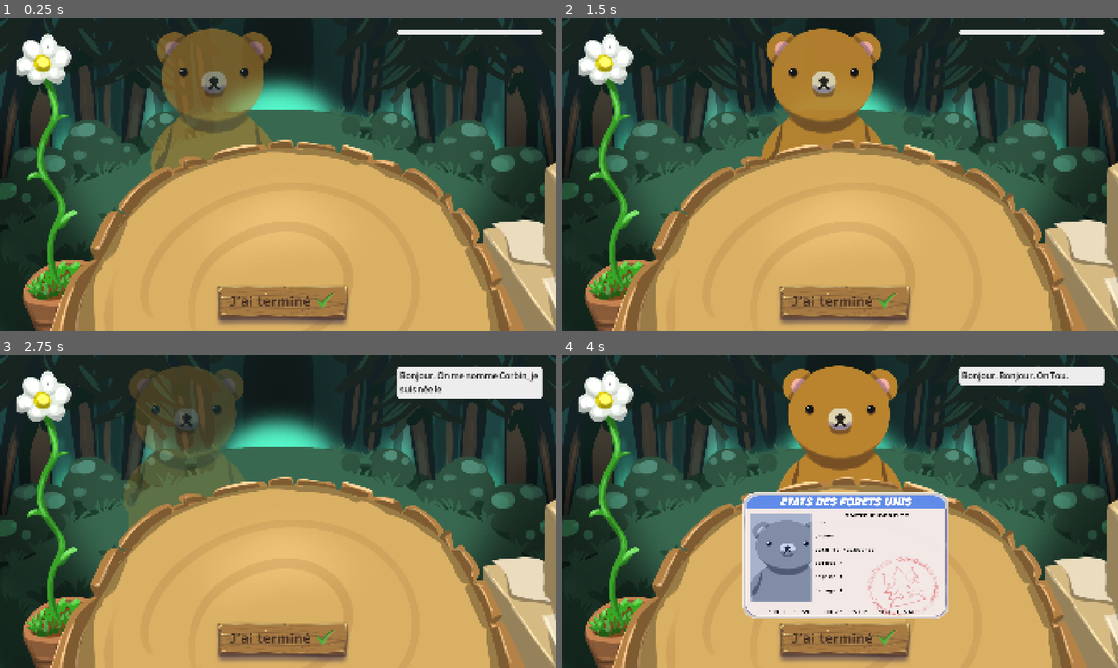
Above: before the commit, frames 1-4 (two rows, left to right).
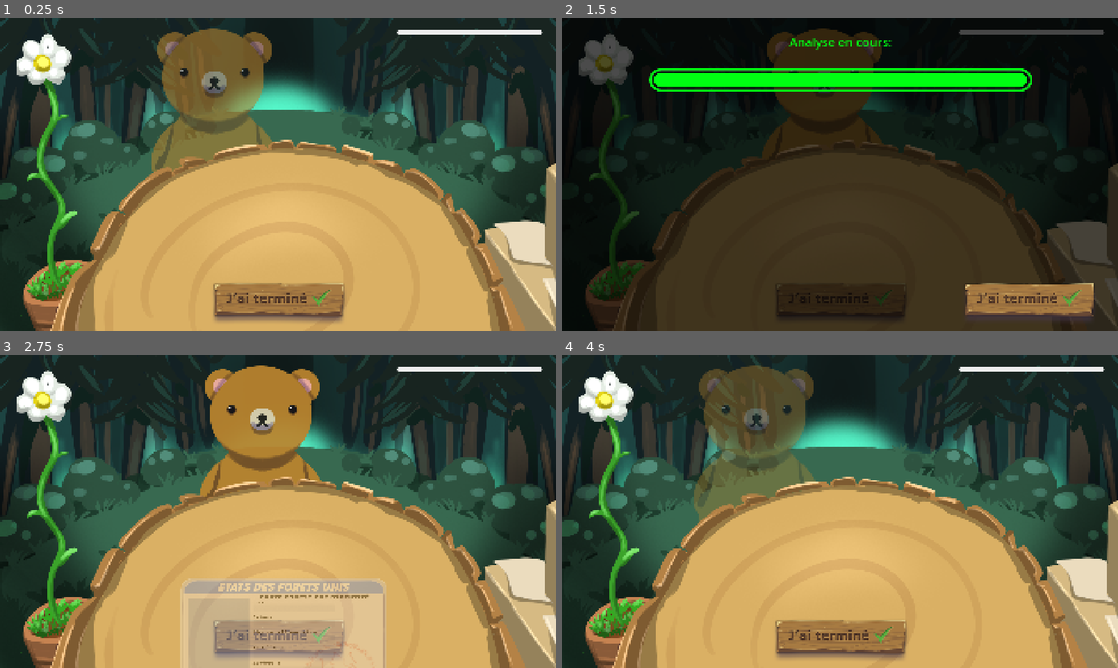
Above: after the commit, the same moments.

Repository: Acedyn/sgj-faux-cerf
Game: Godot game, scene res://contact/character_contact.tscn
The game is run twice, just before and just after one commit, with the same random seed, the same clock (stepped at 60 frames per second) and the same inputs.
Inputs (mouse positions are in pixels of both pictures, inside the frame that each line leads up to):
- Up to frame 1 (0.25 s): no input
- Up to frame 2 (1.5 s): click (845, 305) at 0.52 s; click (840, 302) at 1.27 s
- Up to frame 3 (2.75 s): click (467, 639) at 2.02 s
- Up to frame 4 (4 s): click (979, 376) at 2.75 s, where only the run before the commit has a clickable "Bonjour."; click (1006, 376) at 3.5 s, where only the run before the commit has a clickable "On"

The runs differ from the first frame. In frame 1, 3.6% of the frame differs, in the area x 1-100%, y 0-100%; in frame 2, 96%, in the area x 0-100%, y 0-100%; in frame 3, 26%; in frame 4, 32%.

Commit message:
feat: add winning and loosing conditions

Diff:
--- a/contact/character_contact.tscn
+++ b/contact/character_contact.tscn
@@ -7,7 +7,9 @@
 [ext_resource type="PackedScene" uid="uid://d0j3ifdf50jax" path="res://levels/id_workbench.tscn" id="4_nw3mx"]
 [ext_resource type="Theme" uid="uid://b1hrtwt8x08fy" path="res://speech/speech_theme.tres" id="5_nhl12"]
 [ext_resource type="Script" uid="uid://dg177okdt05xo" path="res://levels/level_manager.gd" id="7_nw3mx"]
+[ext_resource type="Texture2D" uid="uid://ckbuvei5dot36" path="res://levels/passed.png" id="8_we84g"]
 [ext_resource type="Texture2D" uid="uid://bknc75sfpjob3" path="res://contact/button_finish.png" id="8_x1xsh"]
+[ext_resource type="Texture2D" uid="uid://b76k563tkymj" path="res://levels/refused.png" id="9_c3q2n"]
 
 [sub_resource type="Animation" id="Animation_nw3mx"]
 length = 0.001
@@ -58,6 +60,66 @@
 "transitions": PackedFloat32Array(1),
 "update": 0,
 "values": [Vector2(800, 0)]
+}
+tracks/4/type = "value"
+tracks/4/imported = false
+tracks/4/enabled = true
+tracks/4/path = NodePath("ResultContainer:modulate")
+tracks/4/interp = 1
+tracks/4/loop_wrap = true
+tracks/4/keys = {
+"times": PackedFloat32Array(0),
+"transitions": PackedFloat32Array(1),
+"update": 0,
+"values": [Color(1, 1, 1, 0)]
+}
+tracks/5/type = "value"
+tracks/5/imported = false
+tracks/5/enabled = true
+tracks/5/path = NodePath("ResultContainer/ResultContainer/MarginContainer2/Panel/Panel2:size")
+tracks/5/interp = 1
+tracks/5/loop_wrap = true
+tracks/5/keys = {
+"times": PackedFloat32Array(0),
+"transitions": PackedFloat32Array(1),
+"update": 0,
+"values": [Vector2(1321.89, 80)]
+}
+tracks/6/type = "value"
+tracks/6/imported = false
+tracks/6/enabled = true
+tracks/6/path = NodePath("ResultContainer/PassedText:modulate")
+tracks/6/interp = 1
+tracks/6/loop_wrap = true
+tracks/6/keys = {
+"times": PackedFloat32Array(0),
+"transitions": PackedFloat32Array(1),
+"update": 0,
+"values": [Color(1, 1, 1, 1)]
+}
+tracks/7/type = "value"
+tracks/7/imported = false
+tracks/7/enabled = true
+tracks/7/path = NodePath("ResultContainer/RefusedText:modulate")
+tracks/7/interp = 1
+tracks/7/loop_wrap = true
+tracks/7/keys = {
+"times": PackedFloat32Array(0),
+"transitions": PackedFloat32Array(1),
+"update": 0,
+"values": [Color(1, 1, 1, 1)]
+}
+tracks/8/type = "value"
+tracks/8/imported = false
+tracks/8/enabled = true
+tracks/8/path = NodePath("ResultContainer/PassedText:scale")
+tracks/8/interp = 1
+tracks/8/loop_wrap = true
+tracks/8/keys = {
+"times": PackedFloat32Array(0),
+"transitions": PackedFloat32Array(1),
+"update": 0,
+"values": [Vector2(1, 1)]
 }
 
 [sub_resource type="Animation" id="Animation_x1xsh"]
@@ -114,8 +176,53 @@
 "values": [Vector2(-400, 0), Vector2(0, 0)]
 }
 
+[sub_resource type="Animation" id="Animation_c3q2n"]
+resource_name = "doc_animation_out"
+length = 0.5
+tracks/0/type = "value"
+tracks/0/imported = false
+tracks/0/enabled = true
+tracks/0/path = NodePath("DocumentContainer:modulate")
+tracks/0/interp = 1
+tracks/0/loop_wrap = true
+tracks/0/keys = {
+"times": PackedFloat32Array(0, 0.5),
+"transitions": PackedFloat32Array(2.29739, 0.297302),
+"update": 0,
+"values": [Color(1, 1, 1, 1), Color(1, 1, 1, 0)]
+}
+tracks/1/type = "value"
+tracks/1/imported = false
+tracks/1/enabled = true
+tracks/1/path = NodePath("DocumentContainer:position")
+tracks/1/interp = 1
+tracks/1/loop_wrap = true
+tracks/1/keys = {
+"times": PackedFloat32Array(0, 0.5),
+"transitions": PackedFloat32Array(4, 0.267943),
+"update": 0,
+"values": [Vector2(0, -30), Vector2(0, 600)]
+}
+
+[sub_resource type="Animation" id="Animation_6t8y8"]
+resource_name = "result_out"
+length = 0.2
+tracks/0/type = "value"
+tracks/0/imported = false
+tracks/0/enabled = true
+tracks/0/path = NodePath("ResultContainer:modulate")
+tracks/0/interp = 1
+tracks/0/loop_wrap = true
+tracks/0/keys = {
+"times": PackedFloat32Array(0, 0.2),
+"transitions": PackedFloat32Array(0.435275, 1),
+"update": 0,
+"values": [Color(1, 1, 1, 1), Color(1, 1, 1, 0)]
+}
+
 [sub_resource type="Animation" id="Animation_we84g"]
 resource_name = "doc_animation_in"
+length = 0.5
 tracks/0/type = "value"
 tracks/0/imported = false
 tracks/0/enabled = true
@@ -141,31 +248,132 @@
 "values": [Vector2(0, 600), Vector2(0, -30)]
 }
 
-[sub_resource type="Animation" id="Animation_c3q2n"]
-resource_name = "doc_animation_out"
-tracks/0/type = "value"
-tracks/0/imported = false
-tracks/0/enabled = true
-tracks/0/path = NodePath("DocumentContainer:modulate")
-tracks/0/interp = 1
-tracks/0/loop_wrap = true
-tracks/0/keys = {
-"times": PackedFloat32Array(0, 0.5),
-"transitions": PackedFloat32Array(2.29739, 0.297302),
-"update": 0,
-"values": [Color(1, 1, 1, 1), Color(1, 1, 1, 0)]
+[sub_resource type="Animation" id="Animation_4d1mq"]
+resource_name = "result_in_passed"
+length = 2.0
+tracks/0/type = "value"
+tracks/0/imported = false
+tracks/0/enabled = true
+tracks/0/path = NodePath("ResultContainer:modulate")
+tracks/0/interp = 1
+tracks/0/loop_wrap = true
+tracks/0/keys = {
+"times": PackedFloat32Array(0, 0.2),
+"transitions": PackedFloat32Array(0.267943, 1),
+"update": 0,
+"values": [Color(1, 1, 1, 0), Color(1, 1, 1, 1)]
 }
 tracks/1/type = "value"
 tracks/1/imported = false
 tracks/1/enabled = true
-tracks/1/path = NodePath("DocumentContainer:position")
+tracks/1/path = NodePath("ResultContainer/ResultContainer/MarginContainer2/Panel/Panel2:size")
 tracks/1/interp = 1
 tracks/1/loop_wrap = true
 tracks/1/keys = {
-"times": PackedFloat32Array(0, 0.5),
-"transitions": PackedFloat32Array(4, 0.267943),
-"update": 0,
-"values": [Vector2(0, -30), Vector2(0, 600)]
+"times": PackedFloat32Array(0.2, 1),
+"transitions": PackedFloat32Array(0.287175, 1),
+"update": 0,
+"values": [Vector2(0, 80), Vector2(1321.89, 80)]
+}
+tracks/2/type = "value"
+tracks/2/imported = false
+tracks/2/enabled = true
+tracks/2/path = NodePath("ResultContainer/PassedText:modulate")
+tracks/2/interp = 1
+tracks/2/loop_wrap = true
+tracks/2/keys = {
+"times": PackedFloat32Array(1.2, 1.5),
+"transitions": PackedFloat32Array(8, 1),
+"update": 0,
+"values": [Color(1, 1, 1, 0), Color(1, 1, 1, 1)]
+}
+tracks/3/type = "value"
+tracks/3/imported = false
+tracks/3/enabled = true
+tracks/3/path = NodePath("ResultContainer/RefusedText:modulate")
+tracks/3/interp = 1
+tracks/3/loop_wrap = true
+tracks/3/keys = {
+"times": PackedFloat32Array(1.2),
+"transitions": PackedFloat32Array(1),
+"update": 0,
+"values": [Color(1, 1, 1, 0)]
+}
+tracks/4/type = "value"
+tracks/4/imported = false
+tracks/4/enabled = true
+tracks/4/path = NodePath("ResultContainer/PassedText:scale")
+tracks/4/interp = 1
+tracks/4/loop_wrap = true
+tracks/4/keys = {
+"times": PackedFloat32Array(1.2, 1.5),
+"transitions": PackedFloat32Array(8, 1),
+"update": 0,
+"values": [Vector2(0.5, 0.5), Vector2(1, 1)]
+}
+
+[sub_resource type="Animation" id="Animation_qcico"]
+resource_name = "result_in_refused"
+length = 2.0
+tracks/0/type = "value"
+tracks/0/imported = false
+tracks/0/enabled = true
+tracks/0/path = NodePath("ResultContainer:modulate")
+tracks/0/interp = 1
+tracks/0/loop_wrap = true
+tracks/0/keys = {
+"times": PackedFloat32Array(0, 0.2),
+"transitions": PackedFloat32Array(0.267943, 1),
+"update": 0,
+"values": [Color(1, 1, 1, 0), Color(1, 1, 1, 1)]
+}
+tracks/1/type = "value"
+tracks/1/imported = false
+tracks/1/enabled = true
+tracks/1/path = NodePath("ResultContainer/ResultContainer/MarginContainer2/Panel/Panel2:size")
+tracks/1/interp = 1
+tracks/1/loop_wrap = true
+tracks/1/keys = {
+"times": PackedFloat32Array(0.2, 1),
+"transitions": PackedFloat32Array(0.287175, 1),
+"update": 0,
+"values": [Vector2(0, 80), Vector2(1321.89, 80)]
+}
+tracks/2/type = "value"
+tracks/2/imported = false
+tracks/2/enabled = true
+tracks/2/path = NodePath("ResultContainer/PassedText:modulate")
+tracks/2/interp = 1
+tracks/2/loop_wrap = true
+tracks/2/keys = {
+"times": PackedFloat32Array(1.2),
+"transitions": PackedFloat32Array(8),
+"update": 0,
+"values": [Color(1, 1, 1, 0)]
+}
+tracks/3/type = "value"
+tracks/3/imported = false
+tracks/3/enabled = true
+tracks/3/path = NodePath("ResultContainer/RefusedText:modulate")
+tracks/3/interp = 1
+tracks/3/loop_wrap = true
+tracks/3/keys = {
+"times": PackedFloat32Array(1.2, 1.5),
+"transitions": PackedFloat32Array(8, 1),
+"update": 0,
+"values": [Color(1, 1, 1, 0), Color(1, 1, 1, 1)]
+}
+tracks/4/type = "value"
+tracks/4/imported = false
+tracks/4/enabled = true
+tracks/4/path = NodePath("ResultContainer/RefusedText:scale")
+tracks/4/interp = 1
+tracks/4/loop_wrap = true
+tracks/4/keys = {
+"times": PackedFloat32Array(1.2, 1.5),
+"transitions": PackedFloat32Array(8, 1),
+"update": 0,
+"values": [Vector2(0.5, 0.5), Vector2(1, 1)]
 }
 
 [sub_resource type="AnimationLibrary" id="AnimationLibrary_4d1mq"]
@@ -174,58 +382,239 @@
 &"character_animation_in": SubResource("Animation_hj4nv"),
 &"character_animation_out": SubResource("Animation_x1xsh"),
 &"doc_animation_in": SubResource("Animation_we84g"),
-&"doc_animation_out": SubResource("Animation_c3q2n")
-}
+&"doc_animation_out": SubResource("Animation_c3q2n"),
+&"result_in_passed": SubResource("Animation_4d1mq"),
+&"result_in_refused": SubResource("Animation_qcico"),
+&"result_out": SubResource("Animation_6t8y8")
+}
+
+[sub_resource type="SystemFont" id="SystemFont_x1xsh"]
+font_names = PackedStringArray("Verdana")
+font_weight = 900
+
+[sub_resource type="StyleBoxFlat" id="StyleBoxFlat_6t8y8"]
+bg_color = Color(0.6, 0.6, 0.6, 0)
+border_width_left = 8
+border_width_top = 8
+border_width_right = 8
+border_width_bottom = 8
+border_color = Color(0, 1, 0.0705882, 1)
+corner_radius_top_left = 50
+corner_radius_top_right = 50
+corner_radius_bottom_right = 50
+corner_radius_bottom_left = 50
+
+[sub_resource type="StyleBoxFlat" id="StyleBoxFlat_qcico"]
+bg_color = Color(0, 1, 0.0705882, 1)
+border_width_left = 15
+border_width_top = 15
+border_width_right = 15
+border_width_bottom = 15
+border_color = Color(0, 0, 0, 0)
+corner_radius_top_left = 50
+corner_radius_top_right = 50
+corner_radius_bottom_right = 50
+corner_radius_bottom_left = 50
 
 [node name="CharacterContact" type="Node2D"]
 
 [node name="Control" type="Control" parent="."]
 layout_mode = 3
 anchors_preset = 0
-offset_right = 40.0
-offset_bottom = 40.0
+offset_right = 1923.0
+offset_bottom = 1082.0
 
 [node name="BackgroundTexture" type="TextureRect" parent="Control"]
-layout_mode = 0
-offset_right = 1920.0
-offset_bottom = 1080.0
+layout_mode = 1
+anchors_preset = 15
+anchor_right = 1.0
+anchor_bottom = 1.0
+grow_horizontal = 2
+grow_vertical = 2
 texture = ExtResource("1_jj318")
 expand_mode = 1
 
 [node name="LevelManager" type="Control" parent="Control"]
-layout_mode = 3
-anchors_preset = 0
-offset_right = 40.0
-offset_bottom = 40.0
+layout_mode = 1
+anchors_preset = 15
+anchor_right = 1.0
+anchor_bottom = 1.0
+grow_horizontal = 2
+grow_vertical = 2
 theme = ExtResource("5_nhl12")
 script = ExtResource("7_nw3mx")
 
 [node name="CharacterContainer" type="Control" parent="Control/LevelManager"]
-anchors_preset = 0
-offset_right = 40.0
-offset_bottom = 40.0
+layout_mode = 1
+anchors_preset = 15
+anchor_right = 1.0
+anchor_bottom = 1.0
+grow_horizontal = 2
+grow_vertical = 2
 
 [node name="CharacterTexture" type="TextureRect" parent="Control/LevelManager/CharacterContainer"]
 modulate = Color(1, 1, 1, 0)
-layout_mode = 0
-offset_right = 1920.0
-offset_bottom = 1080.0
+layout_mode = 1
+anchors_preset = 15
+anchor_right = 1.0
+anchor_bottom = 1.0
+offset_left = -400.0
+offset_right = -400.0
+grow_horizontal = 2
+grow_vertical = 2
 texture = ExtResource("1_lor1l")
 expand_mode = 1
 
 [node name="DecorTexture" type="TextureRect" parent="Control/LevelManager"]
-layout_mode = 0
-offset_right = 1920.0
-offset_bottom = 1080.0
+layout_mode = 1
+anchors_preset = 15
+anchor_right = 1.0
+anchor_bottom = 1.0
+grow_horizontal = 2
+grow_vertical = 2
 texture = ExtResource("1_q75l0")
 expand_mode = 1
 
+[node name="ValidateButton" type="TextureButton" parent="Control/LevelManager"]
+layout_mode = 1
+anchors_preset = 7
+anchor_left = 0.5
+anchor_top = 1.0
+anchor_right = 0.5
+anchor_bottom = 1.0
+offset_left = -239.0
+offset_top = -192.0
+offset_right = 239.0
+grow_horizontal = 2
+grow_vertical = 0
+texture_normal = ExtResource("8_x1xsh")
+stretch_mode = 5
+
+[node name="AnimationPlayer" type="AnimationPlayer" parent="Control/LevelManager"]
+libraries = {
+&"": SubResource("AnimationLibrary_4d1mq")
+}
+
+[node name="CharacterSpeech" parent="Control/LevelManager" instance=ExtResource("3_jj318")]
+layout_mode = 1
+anchors_preset = -1
+anchor_left = 0.973
+anchor_top = 0.284
+anchor_right = 0.973
+anchor_bottom = 0.284
+offset_left = -501.079
+offset_top = -268.288
+offset_right = 0.920898
+offset_bottom = 268.712
+speech_text = "Hello je m'appelle Simon, qmgjsopifgsdrtop, "
+metadata/_edit_use_anchors_ = true
+
+[node name="ResultContainer" type="ColorRect" parent="Control/LevelManager"]
+visible = false
+modulate = Color(1, 1, 1, 0)
+layout_mode = 1
+anchors_preset = 15
+anchor_right = 1.0
+anchor_bottom = 1.0
+grow_horizontal = 2
+grow_vertical = 2
+mouse_filter = 2
+color = Color(0, 0, 0, 0.705882)
+metadata/_edit_use_anchors_ = true
+
+[node name="ResultContainer" type="VBoxContainer" parent="Control/LevelManager/ResultContainer"]
+layout_mode = 2
+offset_right = 1923.0
+offset_bottom = 1082.0
+grow_horizontal = 2
+grow_vertical = 2
+metadata/_edit_use_anchors_ = true
+
+[node name="MarginContainer" type="MarginContainer" parent="Control/LevelManager/ResultContainer/ResultContainer"]
+layout_mode = 2
+theme_override_constants/margin_top = 50
+theme_override_constants/margin_bottom = 50
+
+[node name="Label" type="Label" parent="Control/LevelManager/ResultContainer/ResultContainer/MarginContainer"]
+layout_mode = 2
+size_flags_vertical = 0
+theme_override_colors/font_color = Color(0, 1, 0.0705882, 1)
+theme_override_fonts/font = SubResource("SystemFont_x1xsh")
+theme_override_font_sizes/font_size = 42
+text = "Analyse en cours:"
+horizontal_alignment = 1
+
+[node name="MarginContainer2" type="MarginContainer" parent="Control/LevelManager/ResultContainer/ResultContainer"]
+layout_mode = 2
+theme_override_constants/margin_left = 300
+theme_override_constants/margin_top = 10
+theme_override_constants/margin_right = 300
+theme_override_constants/margin_bottom = 10
+
+[node name="Panel" type="Panel" parent="Control/LevelManager/ResultContainer/ResultContainer/MarginContainer2"]
+custom_minimum_size = Vector2(0, 80)
+layout_mode = 2
+theme_override_styles/panel = SubResource("StyleBoxFlat_6t8y8")
+
+[node name="Panel2" type="Panel" parent="Control/LevelManager/ResultContainer/ResultContainer/MarginContainer2/Panel"]
+custom_minimum_size = Vector2(0, 80)
+offset_right = 1321.89
+offset_bottom = 80.0
+theme_override_styles/panel = SubResource("StyleBoxFlat_qcico")
+
+[node name="ContinueButton" type="TextureButton" parent="Control/LevelManager/ResultContainer"]
+layout_mode = 1
+anchors_preset = 7
+anchor_left = 0.5
+anchor_top = 1.0
+anchor_right = 0.5
+anchor_bottom = 1.0
+offset_left = 412.5
+offset_top = -192.0
+offset_right = 890.5
+grow_horizontal = 2
+grow_vertical = 0
+texture_normal = ExtResource("8_x1xsh")
+stretch_mode = 5
+
+[node name="PassedText" type="TextureRect" parent="Control/LevelManager/ResultContainer"]
+z_index = 10
+layout_mode = 1
+anchors_preset = -1
+anchor_left = 0.278991
+anchor_top = 0.250462
+anchor_right = 0.600723
+anchor_bottom = 0.613725
+offset_right = 231.309
+offset_bottom = 146.949
+grow_horizontal = 2
+grow_vertical = 2
+pivot_offset = Vector2(425, 270)
+texture = ExtResource("8_we84g")
+metadata/_edit_use_anchors_ = true
+
+[node name="RefusedText" type="TextureRect" parent="Control/LevelManager/ResultContainer"]
+z_index = 10
+layout_mode = 0
+offset_left = 504.0
+offset_top = 337.0
+offset_right = 1477.0
+offset_bottom = 908.0
+scale = Vector2(0.5, 0.5)
+pivot_offset = Vector2(486.5, 285.5)
+texture = ExtResource("9_c3q2n")
+
 [node name="DocumentContainer" type="Control" parent="Control/LevelManager"]
 modulate = Color(1, 1, 1, 0)
-anchors_preset = 0
-offset_top = 600.0
-offset_right = 40.0
-offset_bottom = 640.0
+layout_mode = 1
+anchors_preset = 15
+anchor_right = 1.0
+anchor_bottom = 1.0
+offset_left = 800.0
+offset_right = 800.0
+grow_horizontal = 2
+grow_vertical = 2
+mouse_filter = 2
 
 [node name="IDTexture" parent="Control/LevelManager/DocumentContainer" instance=ExtResource("4_nw3mx")]
 layout_mode = 0
@@ -234,26 +623,15 @@
 offset_right = 1336.0
 offset_bottom = 928.0
 
-[node name="CharacterSpeech" parent="Control/LevelManager" instance=ExtResource("3_jj318")]
-layout_mode = 0
-offset_left = 1370.0
-offset_top = 39.0
-offset_right = 1872.0
-offset_bottom = 576.0
-speech_text = "Hello je m'appelle Simon, qmgjsopifgsdrtop, "
-
-[node name="TextureButton" type="TextureButton" parent="Control/LevelManager"]
-layout_mode = 0
-offset_left = 736.0
-offset_top = 900.0
-offset_right = 1214.0
-offset_bottom = 1092.0
-texture_normal = ExtResource("8_x1xsh")
-stretch_mode = 5
-
-[node name="AnimationPlayer" type="AnimationPlayer" parent="Control/LevelManager"]
-libraries = {
-&"": SubResource("AnimationLibrary_4d1mq")
-}
-
-[connection signal="pressed" from="Control/LevelManager/TextureButton" to="Control/LevelManager" method="_on_texture_button_pressed"]
+[node name="WordsContainer" type="Control" parent="Control/LevelManager"]
+layout_mode = 1
+anchors_preset = 15
+anchor_right = 1.0
+anchor_bottom = 1.0
+grow_horizontal = 2
+grow_vertical = 2
+mouse_filter = 2
+metadata/_edit_use_anchors_ = true
+
+[connection signal="pressed" from="Control/LevelManager/ValidateButton" to="Control/LevelManager" method="_on_validate_button_pressed"]
+[connection signal="pressed" from="Control/LevelManager/ResultContainer/ContinueButton" to="Control/LevelManager" method="_on_continue_button_pressed"]
--- a/levels/document_checker.gd
+++ b/levels/document_checker.gd
@@ -2,7 +2,17 @@
 
 extends Control
 
-@onready var zones: Control = $Zones
+@onready var zone_container: Control = $Zones
 
-func check_zones():
-	pass
+func check_zones(words: Array[SpeechWord]):
+	var output = {}
+	for zone in zone_container.get_children():
+		output[str(zone.name)] = ""
+		var match_overlap = Rect2()
+		for word in words:
+			var overlap = word.get_global_rect().intersection(zone.get_global_rect())
+			if overlap.get_area() > match_overlap.get_area():
+				match_overlap = overlap
+				output[zone.name] = word.text
+
+	return output
--- a/levels/id_workbench.tscn
+++ b/levels/id_workbench.tscn
@@ -1,7 +1,14 @@
-[gd_scene load_steps=3 format=3 uid="uid://d0j3ifdf50jax"]
+[gd_scene load_steps=4 format=3 uid="uid://d0j3ifdf50jax"]
 
 [ext_resource type="Script" uid="uid://drspdww5qvilj" path="res://levels/document_checker.gd" id="1_hyirq"]
 [ext_resource type="Texture2D" uid="uid://ekurwj45p73" path="res://levels/id.png" id="1_oafie"]
+
+[sub_resource type="StyleBoxFlat" id="StyleBoxFlat_hyirq"]
+bg_color = Color(0, 0, 0, 0.0784314)
+corner_radius_top_left = 5
+corner_radius_top_right = 5
+corner_radius_bottom_right = 5
+corner_radius_bottom_left = 5
 
 [node name="IDWorkbench" type="Control"]
 layout_mode = 3
@@ -22,40 +29,61 @@
 offset_right = 40.0
 offset_bottom = 40.0
 
-[node name="nom" type="Control" parent="Zones"]
-anchors_preset = 0
-offset_left = 317.0
-offset_top = 91.0
-offset_right = 457.0
-offset_bottom = 118.0
+[node name="nom" type="Panel" parent="Zones"]
+layout_mode = 0
+offset_left = 249.0
+offset_top = 92.0
+offset_right = 532.0
+offset_bottom = 119.0
+theme_override_styles/panel = SubResource("StyleBoxFlat_hyirq")
 
-[node name="prenom" type="Control" parent="Zones"]
-anchors_preset = 0
-offset_left = 355.0
-offset_top = 136.0
-offset_right = 495.0
-offset_bottom = 163.0
+[node name="prénom" type="Panel" parent="Zones"]
+layout_mode = 0
+offset_left = 249.0
+offset_top = 145.0
+offset_right = 532.0
+offset_bottom = 172.0
+theme_override_styles/panel = SubResource("StyleBoxFlat_hyirq")
 
-[node name="date_naissance" type="Control" parent="Zones"]
-anchors_preset = 0
-offset_left = 488.0
-offset_top = 182.0
-offset_right = 628.0
-offset_bottom = 209.0
+[node name="regime_alimentaire" type="Panel" parent="Zones"]
+layout_mode = 0
+offset_left = 249.0
+offset_top = 198.0
+offset_right = 532.0
+offset_bottom = 225.0
+theme_override_styles/panel = SubResource("StyleBoxFlat_hyirq")
 
-[node name="espèce" type="Control" parent="Zones"]
-anchors_preset = 0
-offset_left = 351.0
-offset_top = 230.0
-offset_right = 491.0
-offset_bottom = 257.0
+[node name="famille" type="Panel" parent="Zones"]
+layout_mode = 0
+offset_left = 249.0
+offset_top = 250.0
+offset_right = 532.0
+offset_bottom = 277.0
+theme_override_styles/panel = SubResource("StyleBoxFlat_hyirq")
 
-[node name="pélage" type="Control" parent="Zones"]
-anchors_preset = 0
-offset_left = 352.0
-offset_top = 325.0
-offset_right = 492.0
-offset_bottom = 352.0
+[node name="espèce" type="Panel" parent="Zones"]
+layout_mode = 0
+offset_left = 249.0
+offset_top = 305.0
+offset_right = 532.0
+offset_bottom = 332.0
+theme_override_styles/panel = SubResource("StyleBoxFlat_hyirq")
+
+[node name="genre" type="Panel" parent="Zones"]
+layout_mode = 0
+offset_left = 249.0
+offset_top = 357.0
+offset_right = 532.0
+offset_bottom = 384.0
+theme_override_styles/panel = SubResource("StyleBoxFlat_hyirq")
+
+[node name="num" type="Panel" parent="Zones"]
+layout_mode = 0
+offset_left = 150.0
+offset_top = 392.0
+offset_right = 433.0
+offset_bottom = 419.0
+theme_override_styles/panel = SubResource("StyleBoxFlat_hyirq")
 
 [connection signal="mouse_entered" from="." to="." method="_on_mouse_entered"]
 [connection signal="mouse_exited" from="." to="." method="_on_mouse_exited"]
--- a/levels/level_manager.gd
+++ b/levels/level_manager.gd
@@ -3,6 +3,8 @@
 
 @onready var current_target: Control = $DocumentContainer/IDTexture
 @onready var character_speech: VBoxContainer = $CharacterSpeech
+@onready var words_container: Control = $WordsContainer
+@onready var result_container: Control = $ResultContainer
 @onready var animation_player: AnimationPlayer = $AnimationPlayer
 var levels: Array[Dictionary]
 var current_level: Dictionary
@@ -26,14 +28,17 @@
 
 func _on_word_drag_in(node: SpeechWord):
 	var duplicated_word = node.duplicate()
-	duplicated_word.text = node.text
+	duplicated_word.text = node.text.lstrip(",.!:?").rstrip(",.!:?")
 	duplicated_word.state = SpeechWord.WordState.SELECTED
 	duplicated_word.source = node
 	node.state = SpeechWord.WordState.HIDDEN
 	duplicated_word.doc_target = current_target.get_global_rect()
-	add_child(duplicated_word)
+	words_container.add_child(duplicated_word)
 
 func select_level():
+	for child in words_container.get_children():
+		child.queue_free()
+
 	if current_level:
 		character_speech.speech_text = ""
 		animation_player.play("doc_animation_out")
@@ -49,5 +54,42 @@
 	animation_player.play("doc_animation_in")
 
 
-func _on_texture_button_pressed() -> void:
+func compute_score(result: Dictionary):
+	var score = 0
+	for key in result:
+		if key not in current_level:
+			print("KEY " + key + " MISSING")
+			score += 1
+			continue
+		if current_level[key] == result[key]:
+			score += 1
+
+	return float(score) / result.size()
+
+func show_score(score: float):
+	print("SCORE: " + str(score))
+	result_container.visible = true
+	if score > 0.5:
+		animation_player.play("result_in_passed")
+	else:
+		animation_player.play("result_in_refused")
+	await animation_player.animation_finished
+
+
+func _on_validate_button_pressed() -> void:
+	var children: Array[SpeechWord] = []
+	for child in words_container.get_children():
+		children.append(child)
+	var score = compute_score(current_target.check_zones(children))
+	show_score(score)
+
+func hide_score():
+	animation_player.play("result_out")
+	await animation_player.animation_finished
+	result_container.visible = false
+
+
+func _on_continue_button_pressed() -> void:
+	print("hello")
+	await hide_score()
 	select_level()
Not shown: 1 places in contact/character_contact.tscn that only renumber resources
Binary file changed: levels/id.png
Binary file added: levels/passed.png
Not shown, added: levels/passed.png.import
Binary file added: levels/refused.png
Not shown, added: levels/refused.png.import
